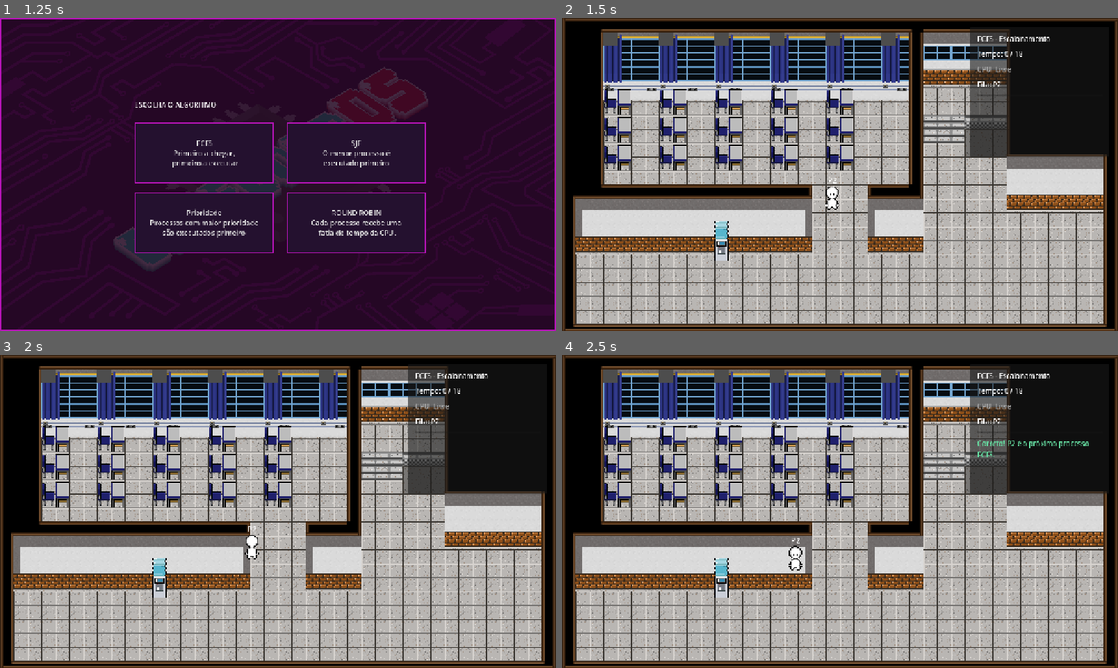
Above: before the commit, frames 1-4 (two rows, left to right).
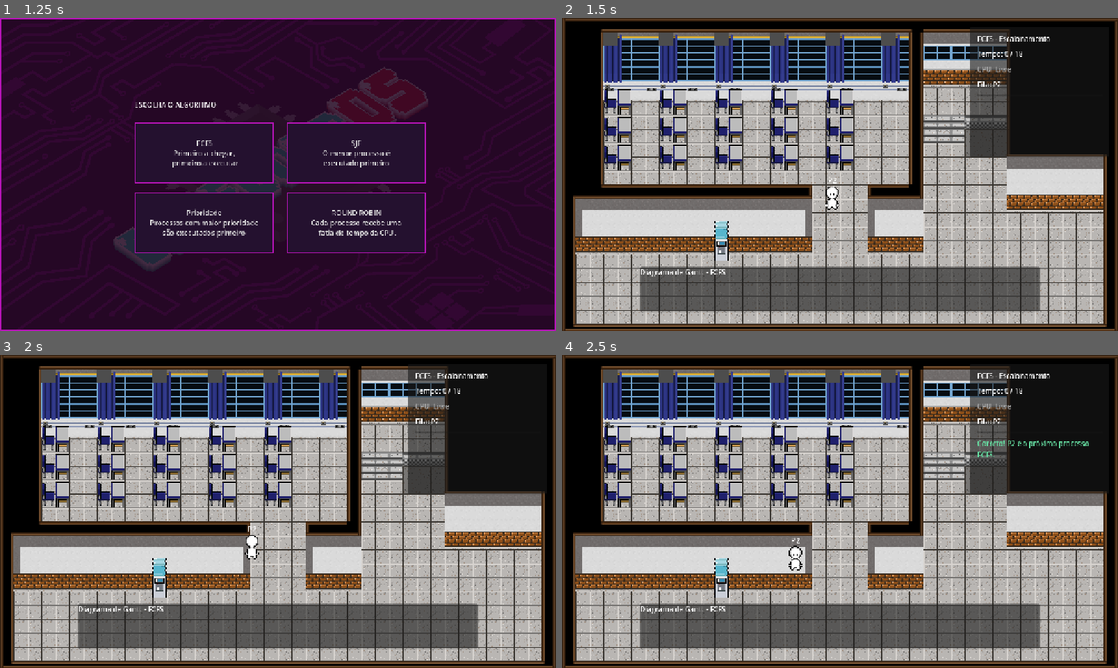
Above: after the commit, the same moments.

Repository: miwmm/BebedourOS
Game: Godot game, scene res://scenes/menus/main_menu.tscn
The game is run twice, just before and just after one commit, with the same random seed, the same clock (stepped at 60 frames per second) and the same inputs.
Inputs (mouse positions are in pixels of both pictures, inside the frame that each line leads up to):
- Up to frame 1 (1.25 s): click (489, 293) at 0.5 s
- Up to frame 2 (1.5 s): click "FCFS Primeiro a chegar, prime…" at 1.25 s
- Up to frame 3 (2 s): no input
- Up to frame 4 (2.5 s): move the mouse to (812, 545) at 2.02 s; click (812, 545) at 2.17 s

Frame 1 is identical in both runs. In frame 2, 9.7% of the frame differs, in the area x 14-86%, y 79-94%; in frame 3, 9.7%; in frame 4, 9.7%.

Commit message:
feat(fcfs): add gantt chart and results screen

Diff:
--- a/scenes/levels/fcfs_level.gd
+++ b/scenes/levels/fcfs_level.gd
@@ -16,6 +16,8 @@
 
 @onready var fountain_point: Marker2D = $Classroom/WaterFountain/InteractionPoint
 @onready var hud = $HUDLayer/SchedulingHUD
+@onready var gantt_chart = $HUDLayer/GanttChart
+@onready var results_screen = $HUDLayer/ResultsScreen
 
 func _ready() -> void:
 	var processes: Array[Process] = [
@@ -29,6 +31,15 @@
 	queue_order = scheduler.schedule(processes)
 	scheduler.calculate_metrics(queue_order)
 
+	var final_time: int = 0
+
+	for process in queue_order:
+		final_time = maxi(final_time, process.completion_time)
+
+	gantt_chart.setup(final_time)
+
+	results_screen.continue_pressed.connect(_on_results_continue_pressed)
+
 	_create_students(processes)
 	_print_process_metrics()
 
@@ -66,6 +77,7 @@
 		simulation_time += 1
 
 	print("Simulação finalizada no tempo ", simulation_time)
+	results_screen.show_results(queue_order, "FCFS")
 
 func _check_arrivals() -> void:
 	for process in queue_order:
@@ -113,6 +125,8 @@
 func _finish_process(process: Process) -> void:
 	process.state = "finished"
 	completed_processes.append(process)
+
+	gantt_chart.add_completed_process(process)
 
 	print("P", process.pid, " → FINALIZADO")
 
@@ -202,3 +216,6 @@
 			"Incorreto! P%d chegou antes. Tente novamente." % expected_process.pid,
 			false
 		)
+
+func _on_results_continue_pressed() -> void:
+	get_tree().change_scene_to_file("res://scenes/menus/main_menu.tscn")
--- a/scenes/levels/fcfs_level.tscn
+++ b/scenes/levels/fcfs_level.tscn
@@ -3,6 +3,8 @@
 [ext_resource type="Script" uid="uid://cfubgoaykswgs" path="res://scenes/levels/fcfs_level.gd" id="1_63gci"]
 [ext_resource type="PackedScene" uid="uid://cdes14dhrhjsh" path="res://scenes/environments/classroom.tscn" id="2_22t76"]
 [ext_resource type="PackedScene" uid="uid://cxcoorwfgpdxs" path="res://scenes/ui/scheduling_hud.tscn" id="3_0mmqp"]
+[ext_resource type="PackedScene" uid="uid://byfcx5bfwifcg" path="res://scenes/ui/gantt_chart.tscn" id="4_suehj"]
+[ext_resource type="PackedScene" uid="uid://d33lyl8ntu7wm" path="res://scenes/ui/results_screen.tscn" id="5_d3unp"]
 
 [node name="FCFSLevel" type="Node2D" unique_id=1986692536]
 script = ExtResource("1_63gci")
@@ -34,3 +36,18 @@
 [node name="HUDLayer" type="CanvasLayer" parent="." unique_id=209994018]
 
 [node name="SchedulingHUD" parent="HUDLayer" unique_id=1206498685 instance=ExtResource("3_0mmqp")]
+
+[node name="GanttChart" parent="HUDLayer" unique_id=425618883 instance=ExtResource("4_suehj")]
+anchors_preset = -1
+anchor_top = 1.0
+anchor_right = 1.0
+anchor_bottom = 1.0
+offset_left = 180.0
+offset_top = -145.0
+offset_right = -180.0
+offset_bottom = -45.0
+grow_horizontal = 2
+grow_vertical = 0
+mouse_filter = 2
+
+[node name="ResultsScreen" parent="HUDLayer" unique_id=368813787 instance=ExtResource("5_d3unp")]
--- /dev/null
+++ b/scenes/ui/gantt_chart.tscn
@@ -0,0 +1,20 @@
+[gd_scene format=3 uid="uid://byfcx5bfwifcg"]
+
+[ext_resource type="Script" uid="uid://k6vdch4gaep" path="res://scripts/ui/gantt_chart.gd" id="1_qrxvk"]
+
+[node name="GanttChart" type="PanelContainer" unique_id=1468409071]
+script = ExtResource("1_qrxvk")
+
+[node name="MarginContainer" type="MarginContainer" parent="." unique_id=151614001]
+layout_mode = 2
+
+[node name="VBoxContainer" type="VBoxContainer" parent="MarginContainer" unique_id=1111569569]
+layout_mode = 2
+
+[node name="TitleLabel" type="Label" parent="MarginContainer/VBoxContainer" unique_id=947885814]
+layout_mode = 2
+text = "Diagrama de Gantt - FCFS"
+
+[node name="ChartArea" type="Control" parent="MarginContainer/VBoxContainer" unique_id=847331333]
+custom_minimum_size = Vector2(0, 75)
+layout_mode = 2
--- /dev/null
+++ b/scenes/ui/results_screen.tscn
@@ -0,0 +1,73 @@
+[gd_scene format=3 uid="uid://d33lyl8ntu7wm"]
+
+[ext_resource type="Script" uid="uid://c4kax8cihbkp8" path="res://scripts/ui/results_screen.gd" id="1_uh8bn"]
+
+[node name="ResultsScreen" type="Control" unique_id=368813787]
+layout_mode = 3
+anchors_preset = 15
+anchor_right = 1.0
+anchor_bottom = 1.0
+grow_horizontal = 2
+grow_vertical = 2
+script = ExtResource("1_uh8bn")
+
+[node name="Background" type="ColorRect" parent="." unique_id=1686172025]
+layout_mode = 1
+anchors_preset = 15
+anchor_right = 1.0
+anchor_bottom = 1.0
+grow_horizontal = 2
+grow_vertical = 2
+mouse_filter = 2
+color = Color(0, 0, 0, 0.7019608)
+
+[node name="CenterContainer" type="CenterContainer" parent="." unique_id=217884992]
+layout_mode = 1
+anchors_preset = 15
+anchor_right = 1.0
+anchor_bottom = 1.0
+grow_horizontal = 2
+grow_vertical = 2
+
+[node name="PanelContainer" type="PanelContainer" parent="CenterContainer" unique_id=418374672]
+layout_mode = 2
+
+[node name="MarginContainer" type="MarginContainer" parent="CenterContainer/PanelContainer" unique_id=1001909167]
+layout_mode = 2
+theme_override_constants/margin_left = 20
+theme_override_constants/margin_top = 20
+theme_override_constants/margin_right = 20
+theme_override_constants/margin_bottom = 20
+
+[node name="VBoxContainer" type="VBoxContainer" parent="CenterContainer/PanelContainer/MarginContainer" unique_id=872574848]
+layout_mode = 2
+theme_override_constants/separation = 12
+
+[node name="TitleLabel" type="Label" parent="CenterContainer/PanelContainer/MarginContainer/VBoxContainer" unique_id=1421883348]
+layout_mode = 2
+text = "Resultados do FCFS"
+
+[node name="DescriptionLabel" type="Label" parent="CenterContainer/PanelContainer/MarginContainer/VBoxContainer" unique_id=1278860154]
+custom_minimum_size = Vector2(450, 0)
+layout_mode = 2
+text = "Veja o desempenho do escalonamento."
+autowrap_mode = 3
+
+[node name="ResultsGrid" type="GridContainer" parent="CenterContainer/PanelContainer/MarginContainer/VBoxContainer" unique_id=2136437733]
+layout_mode = 2
+columns = 5
+
+[node name="HSeparator" type="HSeparator" parent="CenterContainer/PanelContainer/MarginContainer/VBoxContainer" unique_id=540080703]
+layout_mode = 2
+
+[node name="AverageWaitingLabel" type="Label" parent="CenterContainer/PanelContainer/MarginContainer/VBoxContainer" unique_id=1156989165]
+layout_mode = 2
+text = "Tempo médio de espera:"
+
+[node name="AverageTurnaroundLabel" type="Label" parent="CenterContainer/PanelContainer/MarginContainer/VBoxContainer" unique_id=1473101123]
+layout_mode = 2
+text = "Tempo médio de retorno:"
+
+[node name="ContinueButton" type="Button" parent="CenterContainer/PanelContainer/MarginContainer/VBoxContainer" unique_id=617772965]
+layout_mode = 2
+text = "Continuar"
--- /dev/null
+++ b/scripts/ui/gantt_chart.gd
@@ -0,0 +1,97 @@
+extends PanelContainer
+
+@onready var chart_area: Control = $MarginContainer/VBoxContainer/ChartArea
+
+var completed_processes: Array[Process] = []
+var total_time: int = 1
+
+var process_colors: Dictionary = {
+	1: Color("#8B5CF6"),
+	2: Color("#2563EB"),
+	3: Color("#0D9488")
+}
+
+
+func _ready() -> void:
+	chart_area.draw.connect(_draw_chart)
+	chart_area.resized.connect(chart_area.queue_redraw)
+
+
+func setup(duration: int) -> void:
+	total_time = maxi(duration, 1)
+	completed_processes.clear()
+	chart_area.queue_redraw()
+
+
+func add_completed_process(process: Process) -> void:
+	completed_processes.append(process)
+	chart_area.queue_redraw()
+
+
+func _draw_chart() -> void:
+	var width: float = chart_area.size.x
+	var bar_height: float = 35.0
+	var top: float = 8.0
+
+	if width <= 0:
+		return
+
+	var font: Font = ThemeDB.fallback_font
+
+	for process in completed_processes:
+		var start_x: float = (
+			float(process.start_time) / float(total_time)
+		) * width
+
+		var end_x: float = (
+			float(process.completion_time) / float(total_time)
+		) * width
+
+		var rect := Rect2(
+			Vector2(start_x, top),
+			Vector2(end_x - start_x, bar_height)
+		)
+
+		var color: Color = process_colors.get(
+			process.pid,
+			Color("#64748B")
+		)
+
+		chart_area.draw_rect(rect, color)
+
+		chart_area.draw_string(
+			font,
+			Vector2(start_x + 8, top + 23),
+			"P%d" % process.pid,
+			HORIZONTAL_ALIGNMENT_LEFT,
+			-1,
+			14,
+			Color.WHITE
+		)
+
+		chart_area.draw_string(
+			font,
+			Vector2(start_x, top + 55),
+			str(process.start_time),
+			HORIZONTAL_ALIGNMENT_LEFT,
+			-1,
+			12,
+			Color.WHITE
+		)
+
+	if not completed_processes.is_empty():
+		var last_process: Process = completed_processes.back()
+
+		var end_x: float = (
+			float(last_process.completion_time) / float(total_time)
+		) * width
+
+		chart_area.draw_string(
+			font,
+			Vector2(minf(end_x, width - 25), top + 55),
+			str(last_process.completion_time),
+			HORIZONTAL_ALIGNMENT_LEFT,
+			-1,
+			12,
+			Color.WHITE
+		)
--- /dev/null
+++ b/scripts/ui/results_screen.gd
@@ -0,0 +1,76 @@
+extends Control
+
+signal continue_pressed
+
+@onready var title_label: Label = $CenterContainer/PanelContainer/MarginContainer/VBoxContainer/TitleLabel
+@onready var results_grid: GridContainer = $CenterContainer/PanelContainer/MarginContainer/VBoxContainer/ResultsGrid
+@onready var average_waiting_label: Label = $CenterContainer/PanelContainer/MarginContainer/VBoxContainer/AverageWaitingLabel
+@onready var average_turnaround_label: Label = $CenterContainer/PanelContainer/MarginContainer/VBoxContainer/AverageTurnaroundLabel
+@onready var continue_button: Button = $CenterContainer/PanelContainer/MarginContainer/VBoxContainer/ContinueButton
+
+
+func _ready() -> void:
+	hide()
+	continue_button.pressed.connect(_on_continue_pressed)
+
+
+func show_results(processes: Array[Process], algorithm_name: String = "FCFS") -> void:
+	title_label.text = "Resultados do " + algorithm_name
+
+	# Remove os dados anteriores da tabela.
+	for child in results_grid.get_children():
+		results_grid.remove_child(child)
+		child.queue_free()
+
+	# Cabeçalho.
+	var headers := [
+		"Processo",
+		"Chegada",
+		"Execução",
+		"Espera",
+		"Retorno"
+	]
+
+	for header in headers:
+		_add_cell(header)
+
+	var total_waiting: float = 0.0
+	var total_turnaround: float = 0.0
+
+	# Dados dos processos.
+	for process in processes:
+		_add_cell("P%d" % process.pid)
+		_add_cell(str(process.arrival_time))
+		_add_cell(str(process.burst_time))
+		_add_cell(str(process.waiting_time))
+		_add_cell(str(process.turnaround_time))
+
+		total_waiting += process.waiting_time
+		total_turnaround += process.turnaround_time
+
+	# Calcula as médias.
+	if not processes.is_empty():
+		var count: float = float(processes.size())
+
+		average_waiting_label.text = (
+			"Tempo médio de espera: %.2f" % (total_waiting / count)
+		)
+
+		average_turnaround_label.text = (
+			"Tempo médio de retorno: %.2f" % (total_turnaround / count)
+		)
+
+	show()
+
+
+func _add_cell(value: String) -> void:
+	var label := Label.new()
+	label.text = value
+	label.horizontal_alignment = HORIZONTAL_ALIGNMENT_CENTER
+	label.custom_minimum_size = Vector2(85, 30)
+
+	results_grid.add_child(label)
+
+
+func _on_continue_pressed() -> void:
+	continue_pressed.emit()
Not shown, added: scripts/ui/gantt_chart.gd.uid
Not shown, added: scripts/ui/results_screen.gd.uid
